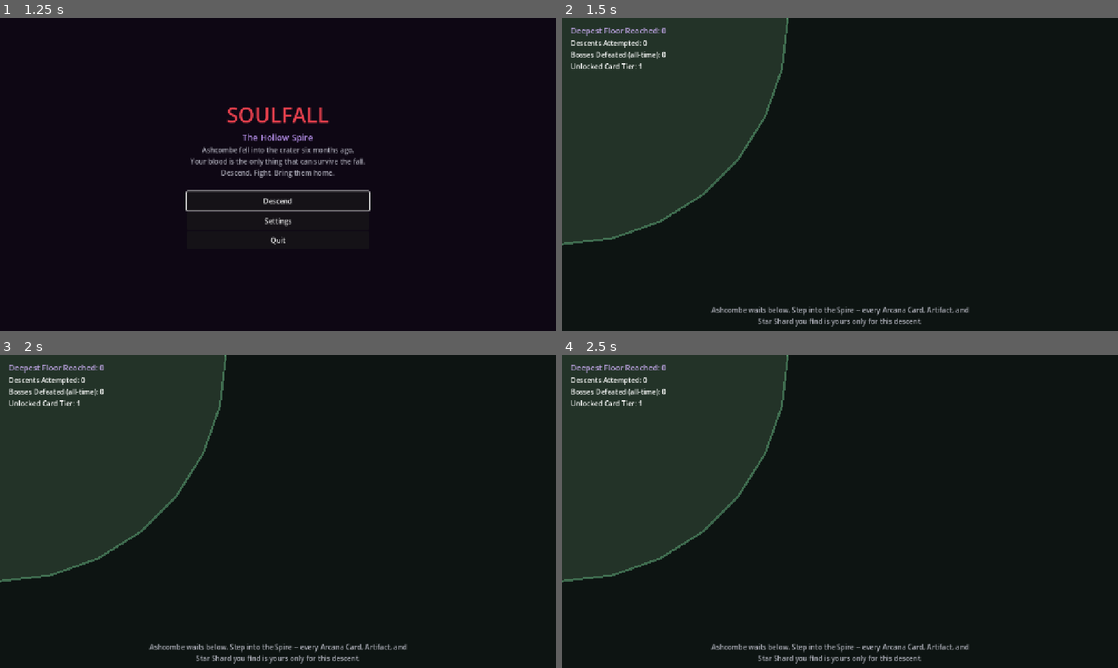
Above: before the commit, frames 1-4 (two rows, left to right).
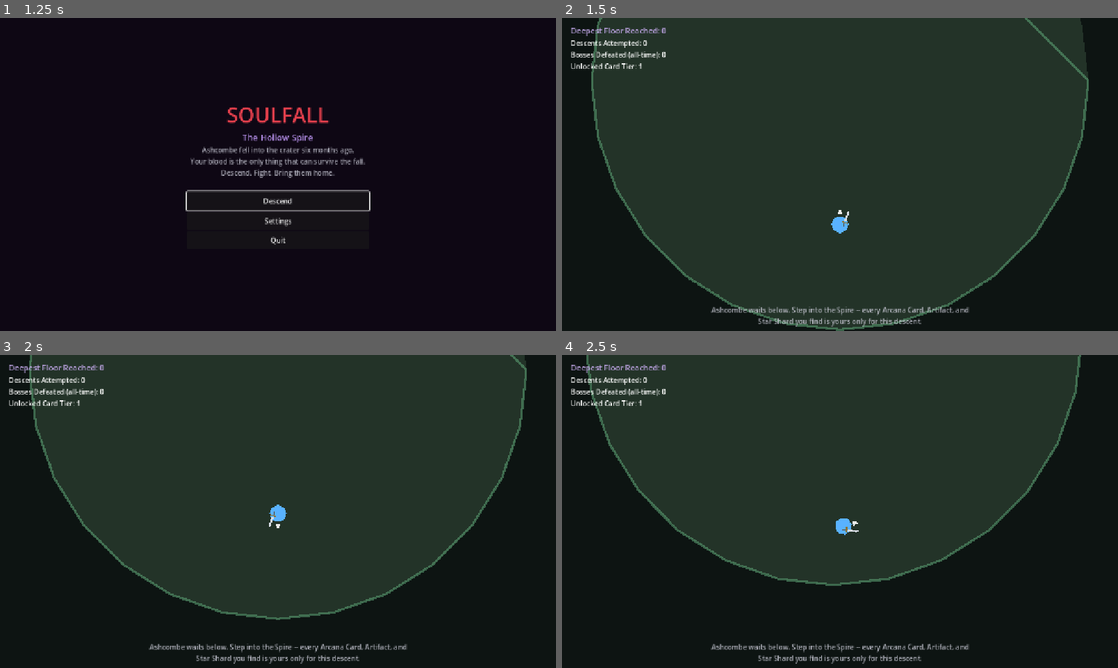
Above: after the commit, the same moments.

Repository: tommarziali-jpg/game_cloude_3.0
Game: Godot game, scene res://scenes/ui/StoryIntro.tscn
Two runs of this game, one before a commit and one after it. Both use one fixed random seed, a clock stepped at 60 frames per second and the inputs below.
Inputs (mouse positions are in pixels of both pictures, inside the frame that each line leads up to):
- Up to frame 1 (1.25 s): click "Skip" at 0.5 s
- Up to frame 2 (1.5 s): click "Descend" at 1.25 s
- Up to frame 3 (2 s): no input
- Up to frame 4 (2.5 s): tap Enter at 2 s; move the mouse to (962, 495) at 2.02 s; hold D (move_right) from 2.03 s (still down); click (962, 495) at 2.1 s

Frame 1 is identical in both runs. In frame 2, 62% of the frame differs, in the area x 0-95%, y 0-100%; in frame 3, 52%; in frame 4, 44%.
Error before the commit: Parse Error: Expected new line after "\". (res://scenes/player/Player.gd:183)

Commit message:
Fix boss slow movement code

Diff:
--- a/scenes/player/Player.gd
+++ b/scenes/player/Player.gd
@@ -180,8 +180,8 @@
 	can_dash = true
 
 func apply_boss_slow(duration: float, multiplier: float = 0.5) -> void:
-\tboss_slow_timer = max(boss_slow_timer, duration)
-\tboss_slow_multiplier = min(boss_slow_multiplier, clamp(multiplier, 0.1, 1.0))
+	boss_slow_timer = max(boss_slow_timer, duration)
+	boss_slow_multiplier = min(boss_slow_multiplier, clamp(multiplier, 0.1, 1.0))
 
 func external_pull(target: Vector2, strength: float = 1.0) -> void:
 	var direction := (target - global_position)
